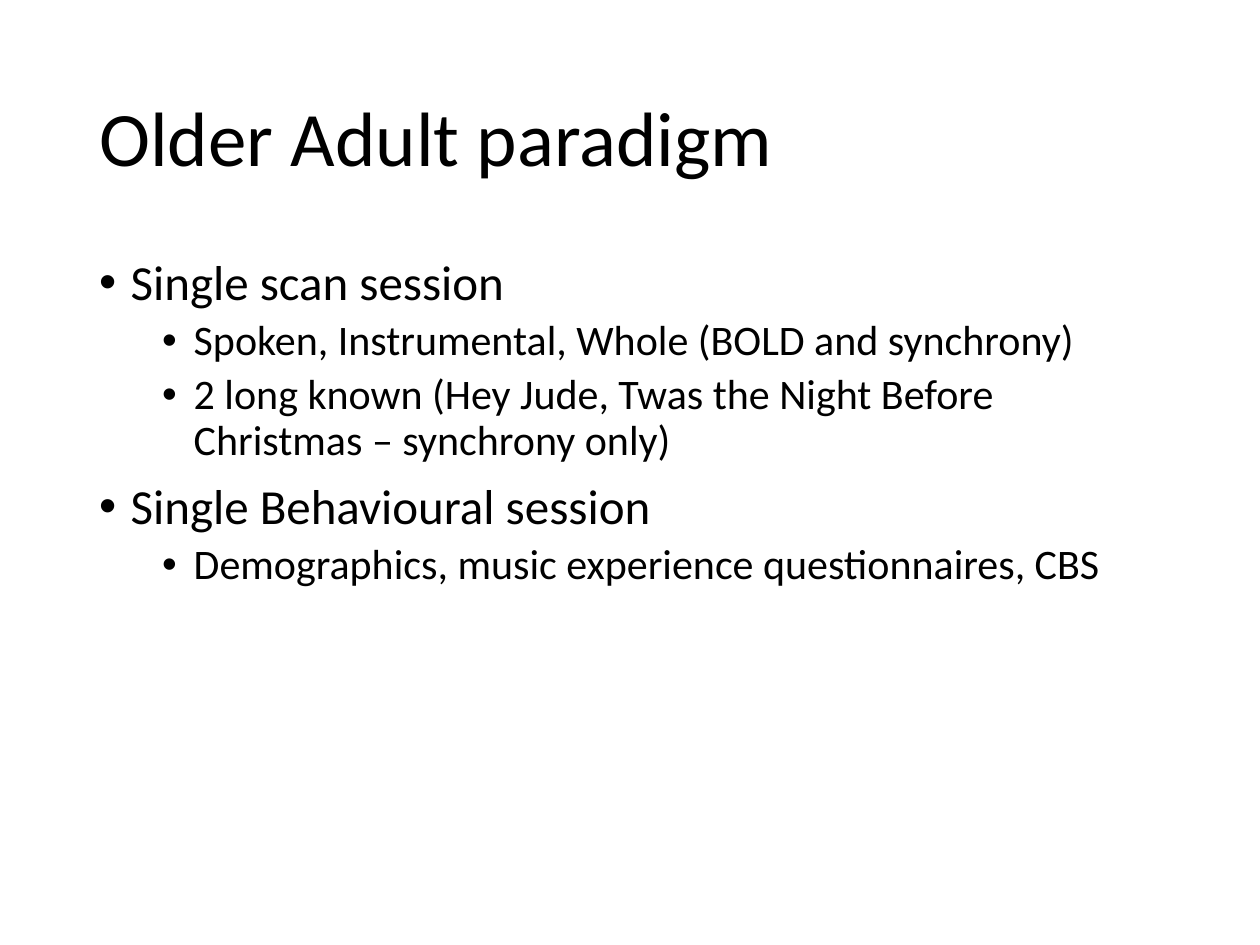
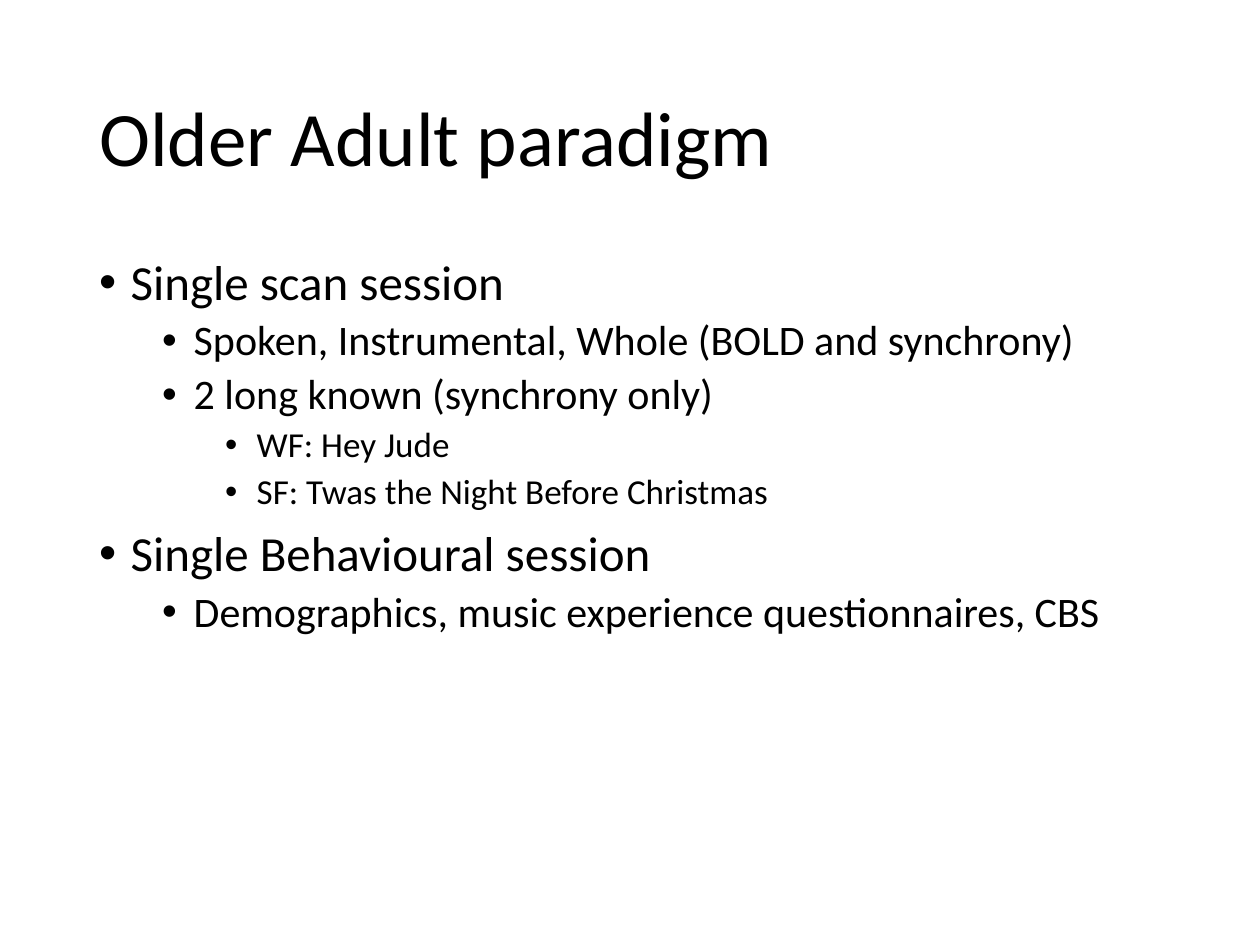
Before and after one commit to asternin/PhDProject, a slide deck: slide 29 of Meetings/2019.06.04-CommitteeMeeting.pptx. Drawn at 1260x945 pixels with LibreOffice and Linux fonts; fonts in the diff are those of the drawing. Boxes give left, top, right and bottom in pixels: in the first picture for what was removed or moved away, otherwise in the second. Text is boxed around its words. In the diff, an @@ line names an element or a change of style, - is before the commit and + after.

```diff
--- a/Meetings/2019.06.04-CommitteeMeeting.pptx
+++ b/Meetings/2019.06.04-CommitteeMeeting.pptx
@@ text at bbox=[194, 378, 768, 510]: text changed; size 24 to 20 pt @@
-  • 2 long known (Hey Jude, Twas the Night Before Christmas – synchrony only)
+  • 2 long known (synchrony only)
+    • WF: Hey Jude
+    • SF: Twas the Night Before Christmas
```
Also in this commit, not shown: 9 other slides changed, 1 slide added, 5 other files.
